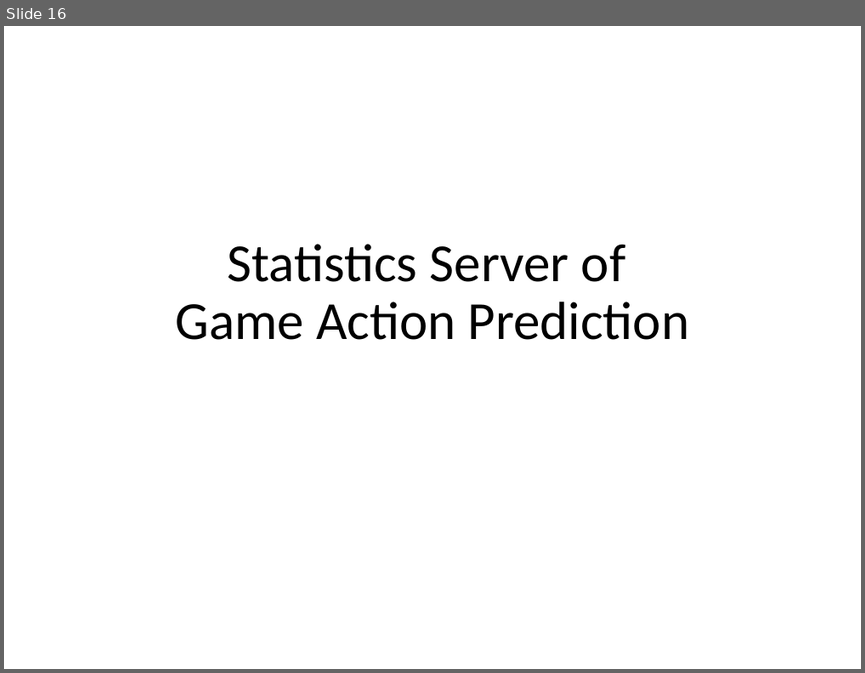
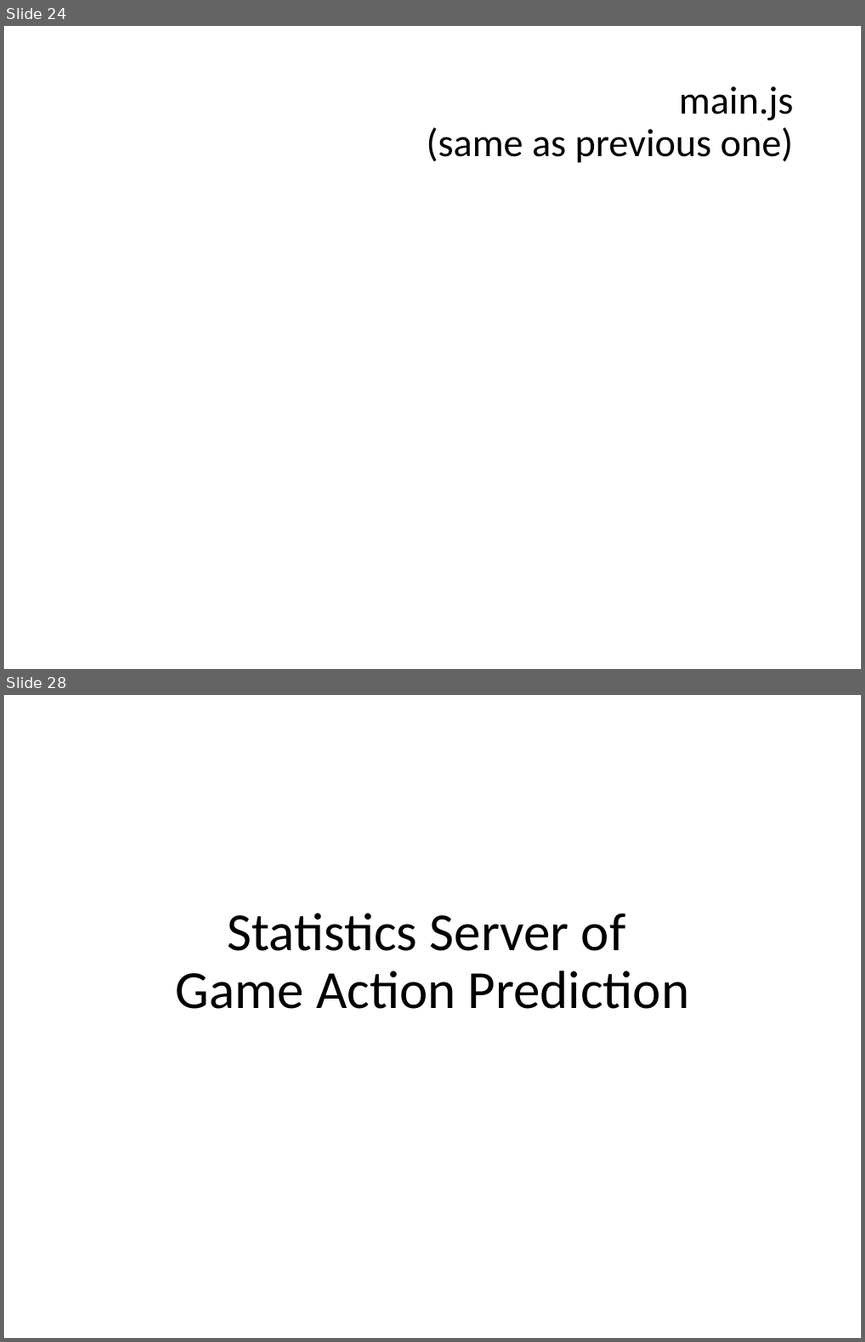
Before and after one commit to jyunming-chen/node-study, a slide deck: study.pptx. Shown one above the other, each under a label of ours: slide 16 before the commit, slides 24 and 28 after it; the slides between them are not shown. The pictures are 865x673 and 865x1342 pixels, drawn with LibreOffice and Linux fonts; fonts in the diff are those of the drawing. Boxes give left, top, right and bottom in pixels: in the first picture for what was removed or moved away, otherwise in the second. Text is boxed around its words. In the diff, an @@ line names an element or a change of style, - is before the commit and + after.

```diff
--- a/study.pptx
+++ b/study.pptx
@@ slide 24 added at (4,26,861,669), background #FFFFFF @@
@@ title added at (426,86,794,163), 33 pt, text #000000 @@
+main.js
+(same as previous one)
@@ what was slide 16 is now slide 28 @@
```
Also in this commit, not shown: 6 slides changed, 21 other slides added, 1 slide removed, 29 other files.
